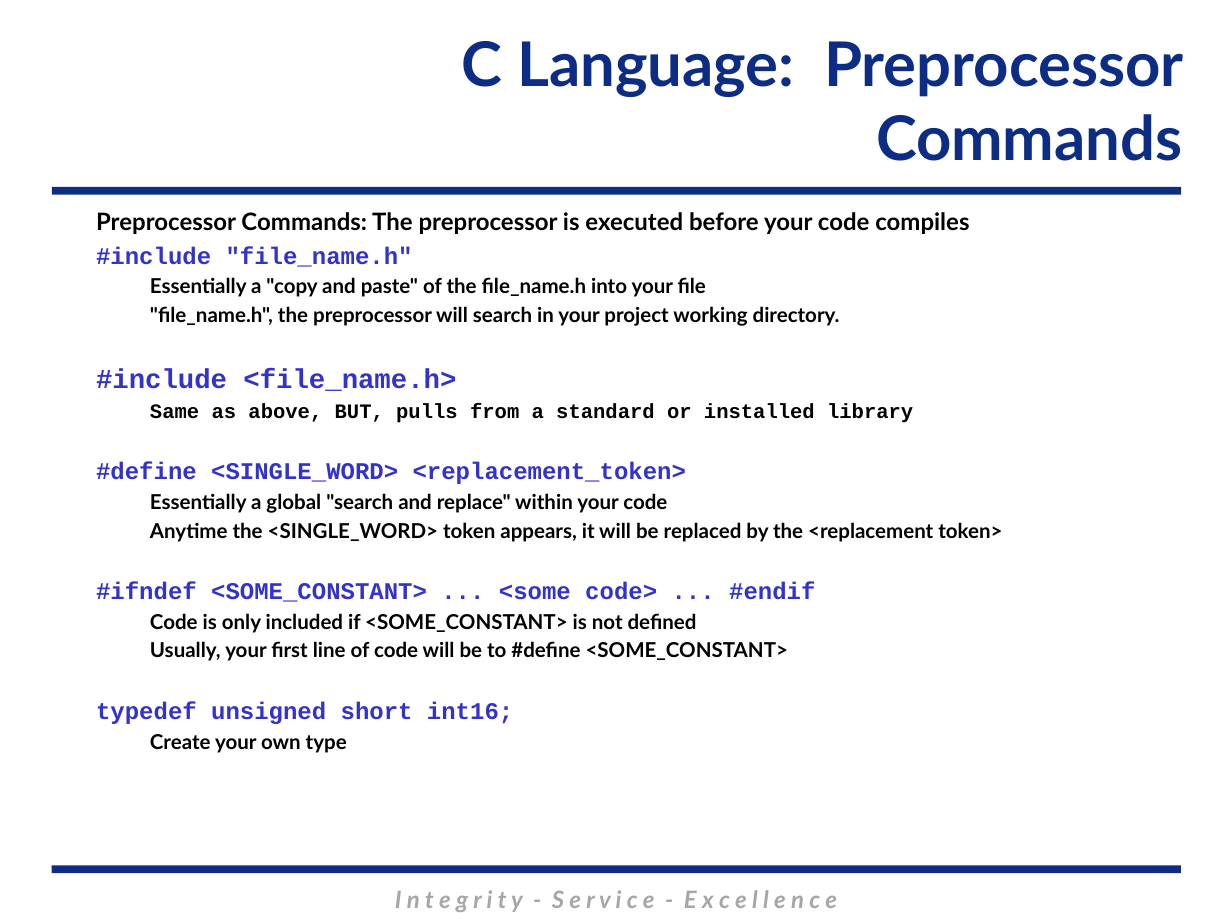
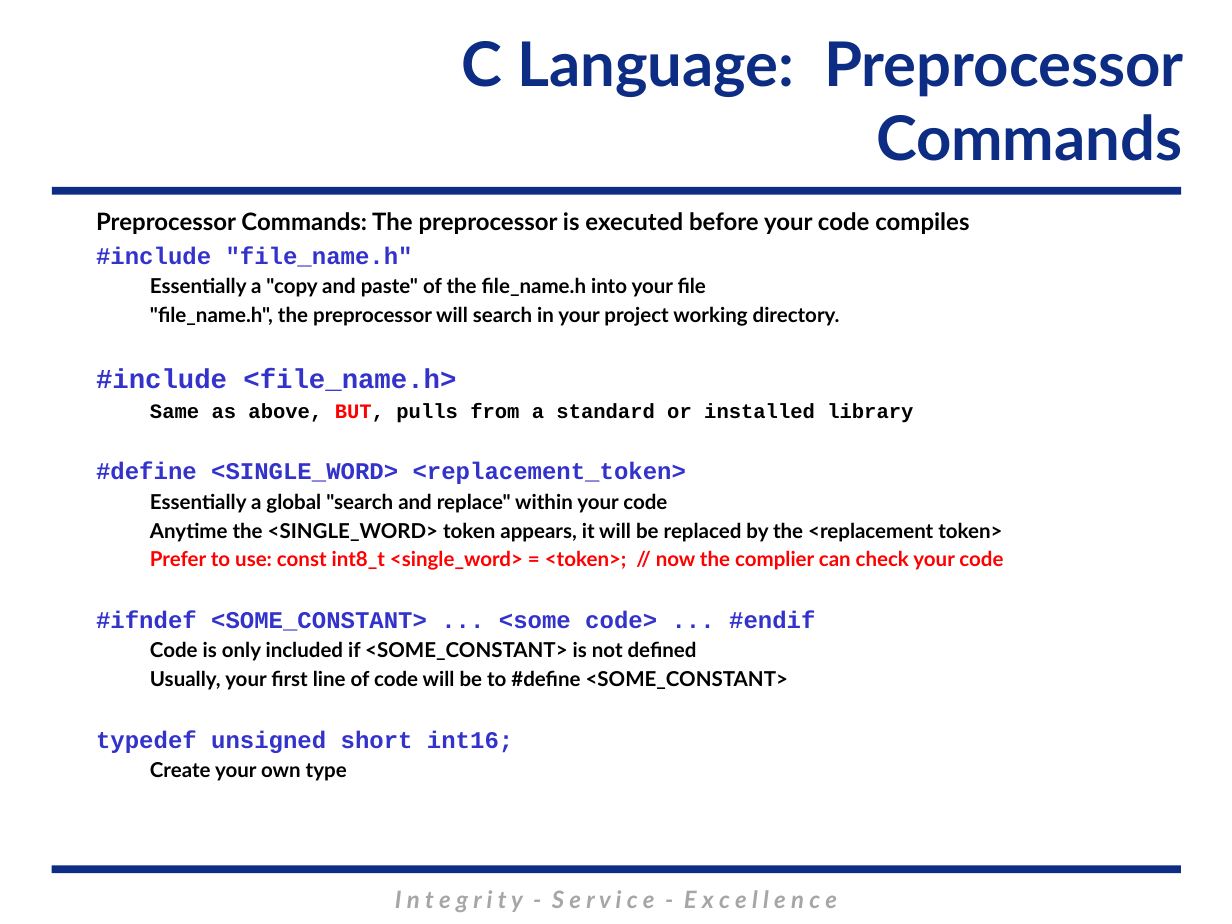
Before and after one commit to MarsUniversity/ECE382, a slide deck: slide 9 of source/lessons/lsn21/Lsn21.pptx. Drawn at 1232x924 pixels with LibreOffice and Linux fonts; fonts in the diff are those of the drawing; background and template pictures are left out. Boxes give left, top, right and bottom in pixels: in the first picture for what was removed or moved away, otherwise in the second. Text is boxed around its words. In the diff, an @@ line names an element or a change of style, - is before the commit and + after.

```diff
--- a/source/lessons/lsn21/Lsn21.pptx
+++ b/source/lessons/lsn21/Lsn21.pptx
@@ text at bbox=[150, 403, 913, 423]: text colour #000000 to #FF0000 in "BUT," @@
@@ text at bbox=[150, 550, 1003, 570]: paragraph added @@
+  Prefer to use: const int8_t <single_word> = <token>; // now the complier can check your code
```
Also in this commit, not shown: 9 other slides changed, 1 slide added, 40 other files.
